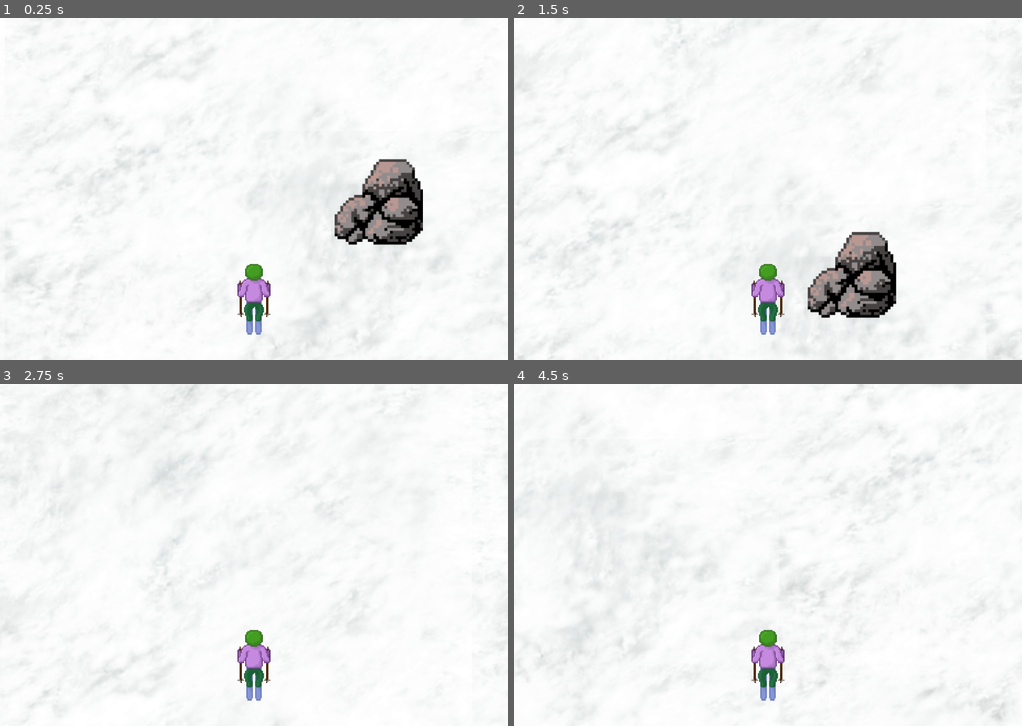
Above: before the commit, frames 1-4 (two rows, left to right).
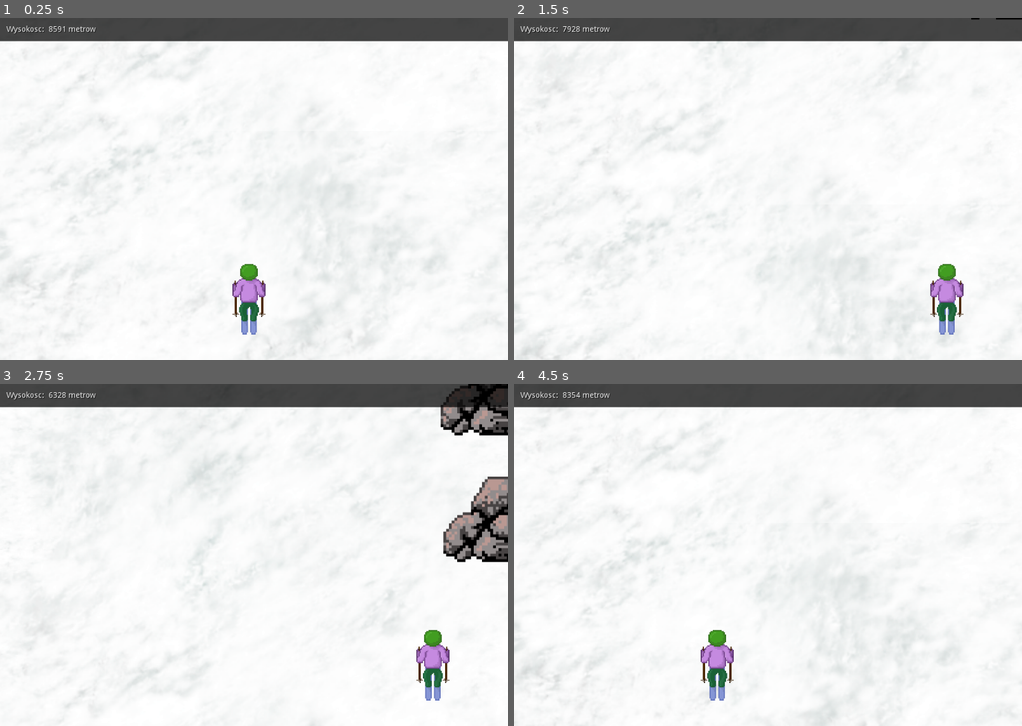
Above: after the commit, the same moments.

Repository: Ajver/Skiing
Game: Godot game, scene res://Scenes/MainScene.tscn
Same seed, same stepped clock (60 frames per second), same inputs: the game is played once before the commit and once after it.
Inputs (mouse positions are in pixels of both pictures, inside the frame that each line leads up to):
- Up to frame 1 (0.25 s): no input
- Up to frame 2 (1.5 s): hold Right (ui_right) 0.53-1.28 s; hold Left (ui_left) from 1.28 s (still down)
- Up to frame 3 (2.75 s): release Left (ui_left) at 2.03 s; hold Right (ui_right) from 2.03 s (still down)
- Up to frame 4 (4.5 s): release Right (ui_right) at 3.5 s; click (768, 558) at 3.5 s, where only the run after the commit has a clickable "Jeszcze Raz"; hold Left (ui_left) from 4.28 s (still down)

The runs differ from the first frame. In frame 1, 11% of the frame differs, in the area x 0-100%, y 0-97%; in frame 2, 12%; in frame 3, 12%, in the area x 0-100%, y 0-100%; in frame 4, 9.6%.

Commit message:
Add other scenes + won

Diff:
--- /dev/null
+++ b/Scenes/GameOver.tscn
@@ -0,0 +1,56 @@
+[gd_scene load_steps=3 format=2]
+
+[ext_resource path="res://Scripts/GameOver.gd" type="Script" id=1]
+[ext_resource path="res://Textures/Snow.png" type="Texture" id=2]
+
+[node name="GameOverWindow" type="Control"]
+anchor_right = 1.0
+anchor_bottom = 1.0
+script = ExtResource( 1 )
+
+[node name="CenterContainer" type="CenterContainer" parent="."]
+anchor_right = 1.0
+anchor_bottom = 1.0
+
+[node name="VBoxContainer" type="VBoxContainer" parent="CenterContainer"]
+margin_left = 417.0
+margin_top = 270.0
+margin_right = 502.0
+margin_bottom = 350.0
+
+[node name="GameOvelLabel" type="Label" parent="CenterContainer/VBoxContainer"]
+margin_right = 85.0
+margin_bottom = 14.0
+custom_colors/font_color = Color( 0.0941176, 0.0941176, 0.0941176, 1 )
+custom_colors/font_color_shadow = Color( 0.87451, 0.87451, 0.87451, 1 )
+text = "Koniec Gry!"
+align = 1
+
+[node name="SPACE" type="Label" parent="CenterContainer/VBoxContainer"]
+margin_top = 18.0
+margin_right = 85.0
+margin_bottom = 32.0
+
+[node name="RetryBtn" type="Button" parent="CenterContainer/VBoxContainer"]
+margin_top = 36.0
+margin_right = 85.0
+margin_bottom = 56.0
+mouse_default_cursor_shape = 2
+text = "Jeszcze Raz"
+
+[node name="QuitBtn" type="Button" parent="CenterContainer/VBoxContainer"]
+margin_top = 60.0
+margin_right = 85.0
+margin_bottom = 80.0
+mouse_default_cursor_shape = 2
+text = "Opusc Gre"
+
+[node name="Background" type="Sprite" parent="CenterContainer"]
+scale = Vector2( 2.00979, 2.00979 )
+z_index = -1
+texture = ExtResource( 2 )
+centered = false
+
+[connection signal="pressed" from="CenterContainer/VBoxContainer/RetryBtn" to="." method="_on_RetryBtn_pressed"]
+[connection signal="toggled" from="CenterContainer/VBoxContainer/RetryBtn" to="." method="_on_RetryBtn_toggled"]
+[connection signal="pressed" from="CenterContainer/VBoxContainer/QuitBtn" to="." method="_on_QuitBtn_pressed"]
--- a/Scenes/MainScene.tscn
+++ b/Scenes/MainScene.tscn
@@ -1,25 +1,63 @@
-[gd_scene load_steps=4 format=2]
+[gd_scene load_steps=8 format=2]
 
-[ext_resource path="res://Scenes/Player.tscn" type="PackedScene" id=1]
-[ext_resource path="res://Textures/Rock Pile.png" type="Texture" id=2]
+[ext_resource path="res://Scripts/MainScene.gd" type="Script" id=1]
+[ext_resource path="res://Scenes/Player.tscn" type="PackedScene" id=2]
+[ext_resource path="res://Scenes/Rock.tscn" type="PackedScene" id=3]
+[ext_resource path="res://Scenes/GameOver.tscn" type="PackedScene" id=4]
+[ext_resource path="res://Scenes/WonGame.tscn" type="PackedScene" id=5]
 
-[sub_resource type="RectangleShape2D" id=1]
-extents = Vector2( 79.9906, 48.8635 )
+[sub_resource type="Gradient" id=1]
+colors = PoolColorArray( 0, 0, 0, 0.733333, 0, 0, 0, 0.733333 )
 
-[node name="Node2D" type="Node2D"]
+[sub_resource type="GradientTexture" id=2]
+gradient = SubResource( 1 )
 
-[node name="Player" parent="." instance=ExtResource( 1 )]
+[node name="World" type="Node2D"]
+script = ExtResource( 1 )
+
+[node name="Player" parent="." instance=ExtResource( 2 )]
 position = Vector2( 451, 309 )
+z_index = 100
+down_speed = 5000.0
 
-[node name="Rock" type="StaticBody2D" parent="."]
-position = Vector2( 677.326, 130.765 )
-__meta__ = {
-"_edit_group_": true
-}
+[node name="Obstacles" type="Node" parent="."]
 
-[node name="Sprite" type="Sprite" parent="Rock"]
-texture = ExtResource( 2 )
+[node name="Rock" parent="Obstacles" instance=ExtResource( 3 )]
+position = Vector2( 758.005, -158.841 )
 
-[node name="CollisionShape2D" type="CollisionShape2D" parent="Rock"]
-position = Vector2( -0.120667, 26.0958 )
-shape = SubResource( 1 )
+[node name="Rock2" parent="Obstacles" instance=ExtResource( 3 )]
+position = Vector2( 478.71, 56.1113 )
+
+[node name="Rock3" parent="Obstacles" instance=ExtResource( 3 )]
+position = Vector2( 349.511, -994.215 )
+
+[node name="Rock4" parent="Obstacles" instance=ExtResource( 3 )]
+position = Vector2( 279.481, -409.374 )
+
+[node name="Rock5" parent="Obstacles" instance=ExtResource( 3 )]
+position = Vector2( 671.226, -666.649 )
+
+[node name="HUD" type="CanvasLayer" parent="."]
+
+[node name="GameOverWindow" parent="HUD" instance=ExtResource( 4 )]
+visible = false
+
+[node name="WonGame" parent="HUD" instance=ExtResource( 5 )]
+visible = false
+
+[node name="TopBar" type="Sprite" parent="HUD"]
+position = Vector2( 460.26, 20.5826 )
+scale = Vector2( 0.450534, 42.1651 )
+texture = SubResource( 2 )
+
+[node name="Height" type="Label" parent="HUD"]
+margin_left = 12.0
+margin_top = 14.0
+margin_right = 144.0
+margin_bottom = 28.0
+custom_colors/font_color = Color( 1, 1, 1, 1 )
+custom_colors/font_outline_modulate = Color( 0, 0, 0, 1 )
+custom_colors/font_color_shadow = Color( 0, 0, 0, 1 )
+custom_constants/shadow_offset_x = 1
+custom_constants/shadow_offset_y = 1
+text = "Wysokosc: 1000 metrow"
--- a/Scenes/Player.tscn
+++ b/Scenes/Player.tscn
@@ -4,28 +4,25 @@
 [ext_resource path="res://Textures/Skimen.png" type="Texture" id=2]
 [ext_resource path="res://Textures/Snow.png" type="Texture" id=3]
 
-[sub_resource type="RectangleShape2D" id=1]
-extents = Vector2( 30, 64 )
+[sub_resource type="RectangleShape2D" id=2]
+extents = Vector2( 1490, 60 )
 
 [node name="Player" type="KinematicBody2D"]
 script = ExtResource( 1 )
-__meta__ = {
-"_edit_group_": true
-}
 max_speed = 500.0
 speed_acceleration = 100.0
-forward_acceleration = 1.0
+forward_acceleration = 100.0
+down_speed = 5.0
 
 [node name="Sprite" type="Sprite" parent="."]
 scale = Vector2( 2, 2 )
 texture = ExtResource( 2 )
 
-[node name="CollisionShape2D" type="CollisionShape2D" parent="."]
-shape = SubResource( 1 )
-
 [node name="Camera2D" type="Camera2D" parent="."]
 position = Vector2( 0, -200 )
 current = true
+limit_left = 920
+limit_right = 920
 drag_margin_v_enabled = false
 drag_margin_left = 1.0
 drag_margin_right = 1.0
@@ -39,3 +36,15 @@
 scale = Vector2( 2, 2 )
 texture = ExtResource( 3 )
 centered = false
+
+[node name="BottomOfSceen" type="Area2D" parent="."]
+position = Vector2( 0, 394 )
+__meta__ = {
+"_edit_group_": true
+}
+
+[node name="CollisionShape2D" type="CollisionShape2D" parent="BottomOfSceen"]
+shape = SubResource( 2 )
+
+[node name="CollisionPolygon2D" type="CollisionPolygon2D" parent="."]
+polygon = PoolVector2Array( -15, -37, 13, -37, 14, 57, 9, 64, -9, 64, -14, 58 )
--- /dev/null
+++ b/Scenes/Rock.tscn
@@ -0,0 +1,16 @@
+[gd_scene load_steps=3 format=2]
+
+[ext_resource path="res://Scripts/Rock.gd" type="Script" id=1]
+[ext_resource path="res://Textures/Rock Pile.png" type="Texture" id=2]
+
+[node name="Rock" type="Area2D"]
+script = ExtResource( 1 )
+
+[node name="Sprite" type="Sprite" parent="."]
+texture = ExtResource( 2 )
+
+[node name="CollisionPolygon2D" type="CollisionPolygon2D" parent="."]
+polygon = PoolVector2Array( -29.4654, -9.71492, -51.7411, -9.95793, -78.6478, 20.0001, -80.0348, 58.2799, -53.128, 74.0911, 49.5061, 72.9815, 79.1868, 48.0165, 78.4691, -25.9421, -29.7422, -27.6068 )
+
+[connection signal="area_entered" from="." to="." method="_on_Rock_area_entered"]
+[connection signal="body_entered" from="." to="." method="_on_Rock_body_entered"]
--- /dev/null
+++ b/Scenes/WonGame.gd
@@ -0,0 +1,7 @@
+extends Control
+
+func _on_RetryBtn_pressed():
+	get_tree().reload_current_scene()
+
+func _on_QuitBtn_pressed():
+	get_tree().quit()
--- /dev/null
+++ b/Scenes/WonGame.tscn
@@ -0,0 +1,54 @@
+[gd_scene load_steps=3 format=2]
+
+[ext_resource path="res://Scenes/WonGame.gd" type="Script" id=1]
+[ext_resource path="res://Textures/Snow.png" type="Texture" id=2]
+
+[node name="WonGame" type="Control"]
+anchor_right = 1.0
+anchor_bottom = 1.0
+script = ExtResource( 1 )
+
+[node name="CenterContainer" type="CenterContainer" parent="."]
+anchor_right = 1.0
+anchor_bottom = 1.0
+
+[node name="VBoxContainer" type="VBoxContainer" parent="CenterContainer"]
+margin_left = 417.0
+margin_top = 270.0
+margin_right = 502.0
+margin_bottom = 350.0
+
+[node name="WonLabel" type="Label" parent="CenterContainer/VBoxContainer"]
+margin_right = 85.0
+margin_bottom = 14.0
+custom_colors/font_color = Color( 0.054902, 0.054902, 0.054902, 1 )
+custom_colors/font_color_shadow = Color( 1, 1, 1, 1 )
+text = "Wygrana!"
+align = 1
+
+[node name="SPACE" type="Label" parent="CenterContainer/VBoxContainer"]
+margin_top = 18.0
+margin_right = 85.0
+margin_bottom = 32.0
+
+[node name="RetryBtn" type="Button" parent="CenterContainer/VBoxContainer"]
+margin_top = 36.0
+margin_right = 85.0
+margin_bottom = 56.0
+text = "Jeszcze Raz"
+
+[node name="QuitBtn" type="Button" parent="CenterContainer/VBoxContainer"]
+margin_top = 60.0
+margin_right = 85.0
+margin_bottom = 80.0
+text = "Opusc Gre"
+
+[node name="Sprite" type="Sprite" parent="CenterContainer/VBoxContainer"]
+position = Vector2( -417, -270 )
+scale = Vector2( 1.99958, 1.99958 )
+z_index = -1
+texture = ExtResource( 2 )
+centered = false
+
+[connection signal="pressed" from="CenterContainer/VBoxContainer/RetryBtn" to="." method="_on_RetryBtn_pressed"]
+[connection signal="pressed" from="CenterContainer/VBoxContainer/QuitBtn" to="." method="_on_QuitBtn_pressed"]
--- /dev/null
+++ b/Scripts/GameOver.gd
@@ -0,0 +1,7 @@
+extends Control
+
+func _on_RetryBtn_pressed():
+	get_tree().reload_current_scene()
+
+func _on_QuitBtn_pressed():
+	get_tree().quit()
--- /dev/null
+++ b/Scripts/MainScene.gd
@@ -0,0 +1,9 @@
+extends Node2D
+
+func game_over():
+	$Player.on_game_over()
+	$HUD/GameOverWindow.visible = true
+
+func game_won():
+	$Player.on_game_won()
+	$HUD/WonGame.visible = true
--- a/Scripts/Player.gd
+++ b/Scripts/Player.gd
@@ -3,13 +3,38 @@
 export(float) var max_speed
 export(float) var speed_acceleration
 export(float) var forward_acceleration
+export(float) var down_speed
 
 var velocity = Vector2(0, 0)
 
+onready var HUD_node = get_parent().get_node("HUD")
+onready var height_label = HUD_node.get_node("Height")
+
+const K2_HEIGHT = 8611
+var height = K2_HEIGHT
+
+func on_game_over():
+	stop_player()
+
+func on_game_won():
+	stop_player()
+	height = 0
+	update_height_label()
+
 func _physics_process(delta):
-	move_player()
+	move_player(delta)
+	set_height(delta)
+	check_win()
 
-func move_player():
+func check_win():
+	if height <= 0:
+		get_parent().game_won()
+
+func stop_player():
+	velocity = Vector2(0, 0)
+	set_physics_process(false)
+
+func move_player(delta):
 	if Input.is_action_pressed("ui_left"):
 		on_move_left()
 	elif Input.is_action_pressed("ui_right"):
@@ -18,11 +43,18 @@
 		slow_down()
 
 	if velocity.y < -400:
-		velocity.y -= forward_acceleration * 0.01
+		velocity.y -= forward_acceleration * 0.01 * delta
 	else:
 		velocity.y -= 2
 
 	move_and_slide(velocity)
+	hit_walls()
+
+func hit_walls():
+	if position.x < 32:
+		position.x = 32
+	elif position.x > 920-32:
+		position.x = 920-32
 
 func on_move_left():
 	velocity.x -= speed_acceleration
@@ -36,3 +68,10 @@
 
 func slow_down():
 	velocity.x *= 0.9
+
+func set_height(delta):
+	height -= down_speed * delta * abs(velocity.y * 0.001)
+	update_height_label()
+
+func update_height_label():
+	height_label.text = "Wysokosc:  " + str(round(height)) + " metrow"
--- /dev/null
+++ b/Scripts/Rock.gd
@@ -0,0 +1,18 @@
+extends Area2D
+
+func _ready():
+	set_random_x_position()
+	position.y -= (randi() % 2000)
+
+func _on_Rock_body_entered(body):
+	if body.name == "Player":
+		get_parent().get_parent().game_over()
+
+
+func _on_Rock_area_entered(area):
+	if area.name == "BottomOfSceen":
+		position.y -= 1000
+		set_random_x_position()
+
+func set_random_x_position():
+	position.x = randi() % 920
--- a/project.godot
+++ b/project.godot
@@ -25,6 +25,23 @@
 window/size/height=620
 window/size/resizable=false
 
+[input]
+
+ui_left={
+"deadzone": 0.5,
+"events": [ Object(InputEventKey,"resource_local_to_scene":false,"resource_name":"","device":0,"alt":false,"shift":false,"control":false,"meta":false,"command":false,"pressed":false,"scancode":16777231,"unicode":0,"echo":false,"script":null)
+, Object(InputEventJoypadButton,"resource_local_to_scene":false,"resource_name":"","device":0,"button_index":14,"pressure":0.0,"pressed":false,"script":null)
+, Object(InputEventKey,"resource_local_to_scene":false,"resource_name":"","device":0,"alt":false,"shift":false,"control":false,"meta":false,"command":false,"pressed":false,"scancode":65,"unicode":0,"echo":false,"script":null)
+ ]
+}
+ui_right={
+"deadzone": 0.5,
+"events": [ Object(InputEventKey,"resource_local_to_scene":false,"resource_name":"","device":0,"alt":false,"shift":false,"control":false,"meta":false,"command":false,"pressed":false,"scancode":16777233,"unicode":0,"echo":false,"script":null)
+, Object(InputEventJoypadButton,"resource_local_to_scene":false,"resource_name":"","device":0,"button_index":15,"pressure":0.0,"pressed":false,"script":null)
+, Object(InputEventKey,"resource_local_to_scene":false,"resource_name":"","device":0,"alt":false,"shift":false,"control":false,"meta":false,"command":false,"pressed":false,"scancode":68,"unicode":0,"echo":false,"script":null)
+ ]
+}
+
 [rendering]
 
 environment/default_environment="res://default_env.tres"
